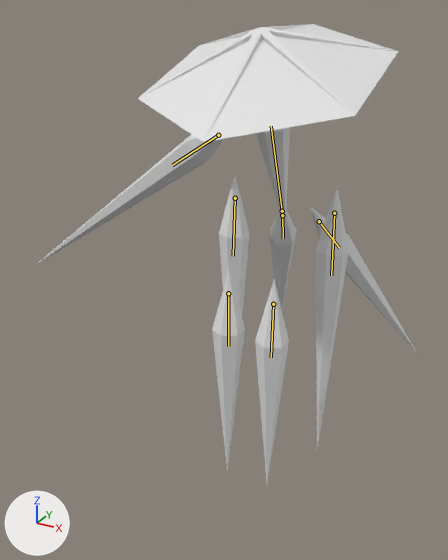
Renders of the glTF model glb_imports/Clarity.glb from each side of a commit.
Both versions are drawn from a 50 mm lens placed at (14.5, -34.8, 15.9), pointed at (-7.5, 5.1, -4.0). Every picture has the same lights, and +X, +Y and +Z are marked at lower left. The picture after the commit comes second. Both versions are drawn at frame 40 of the action 'StompFront'; the numbers are the values there. The bones that change, and the others that lie on the model, are drawn over the model as lines.

Names of what the first picture shows: 'Arm', 'BackLeft', 'BackRight', 'Center', 'FrontLeft', 'FrontRight', 'Hat', 'MiddleLeft', 'MiddleRight'.
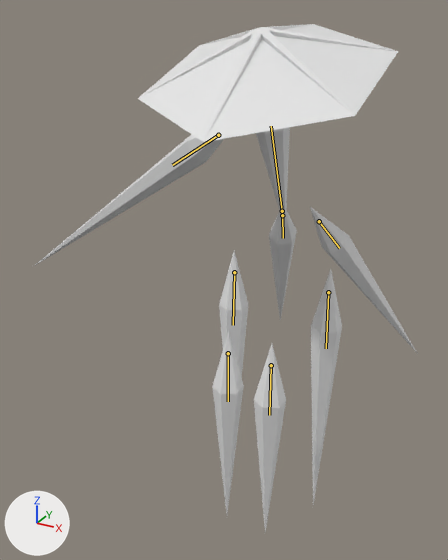
Pixel boxes (x1, y1, x2, y2) of what changed, in the pictures (448 x 560 px):
'MiddleLeft', posed (10% shorter): before (316, 187, 349, 449); after (311, 269, 342, 505)
'FrontLeft', posed (7% shorter): before (255, 280, 289, 484); after (254, 344, 286, 533)
'FrontRight', posed (8% shorter): before (212, 270, 245, 471); after (212, 331, 244, 515)
'MiddleRight', posed: before (219, 173, 250, 316); after (219, 251, 248, 477)
bone 'Middle.L', root to tip: before (334, 213) to (331, 275); after (328, 292) to (326, 348)
bone 'Front.L', root to tip: before (273, 304) to (271, 357); after (271, 365) to (269, 415)
bone 'Middle.R', root to tip: before (235, 198) to (233, 256); after (234, 272) to (233, 325)
bone 'Front.R', root to tip: before (228, 293) to (228, 346); after (228, 353) to (228, 401)

The change in detail:
Bone 'Middle.L' (bone_middle_l) moves from (-0.77, -2.54, 1.01) to (0.71, 2.37, 1.04).
Bone 'Front.L' (bone_front_l) moves from (0.45, 2.42, 2.28) to (1.52, 6.26, 1.34).
Bone 'Middle.R' (bone_middle_r) moves from (0.77, -2.54, 1.01) to (-0.71, 2.37, 1.04).
Bone 'Front.R' (bone_front_r) moves from (-0.45, 2.42, 2.28) to (-1.52, 6.26, 1.34).
